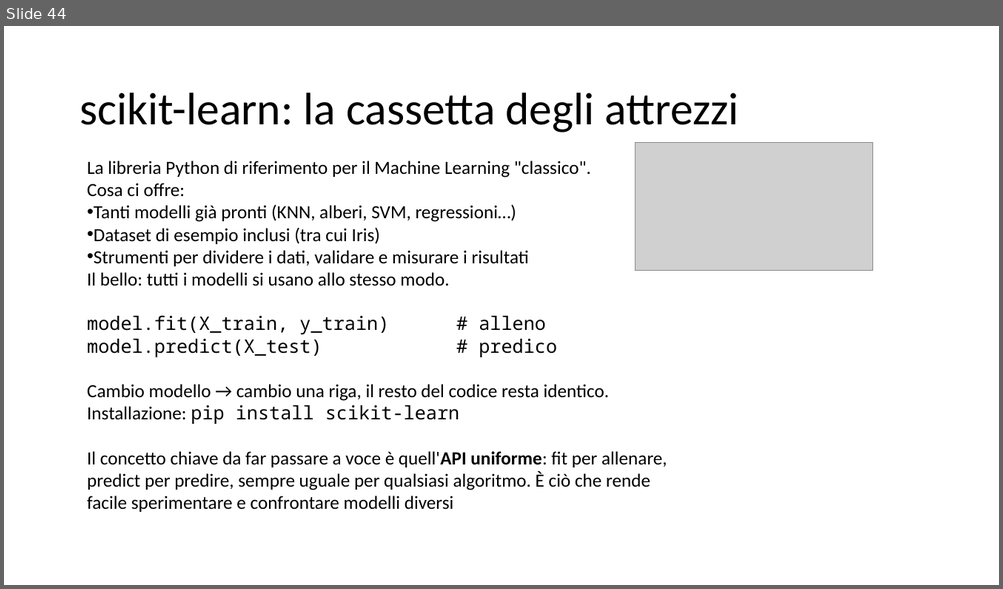
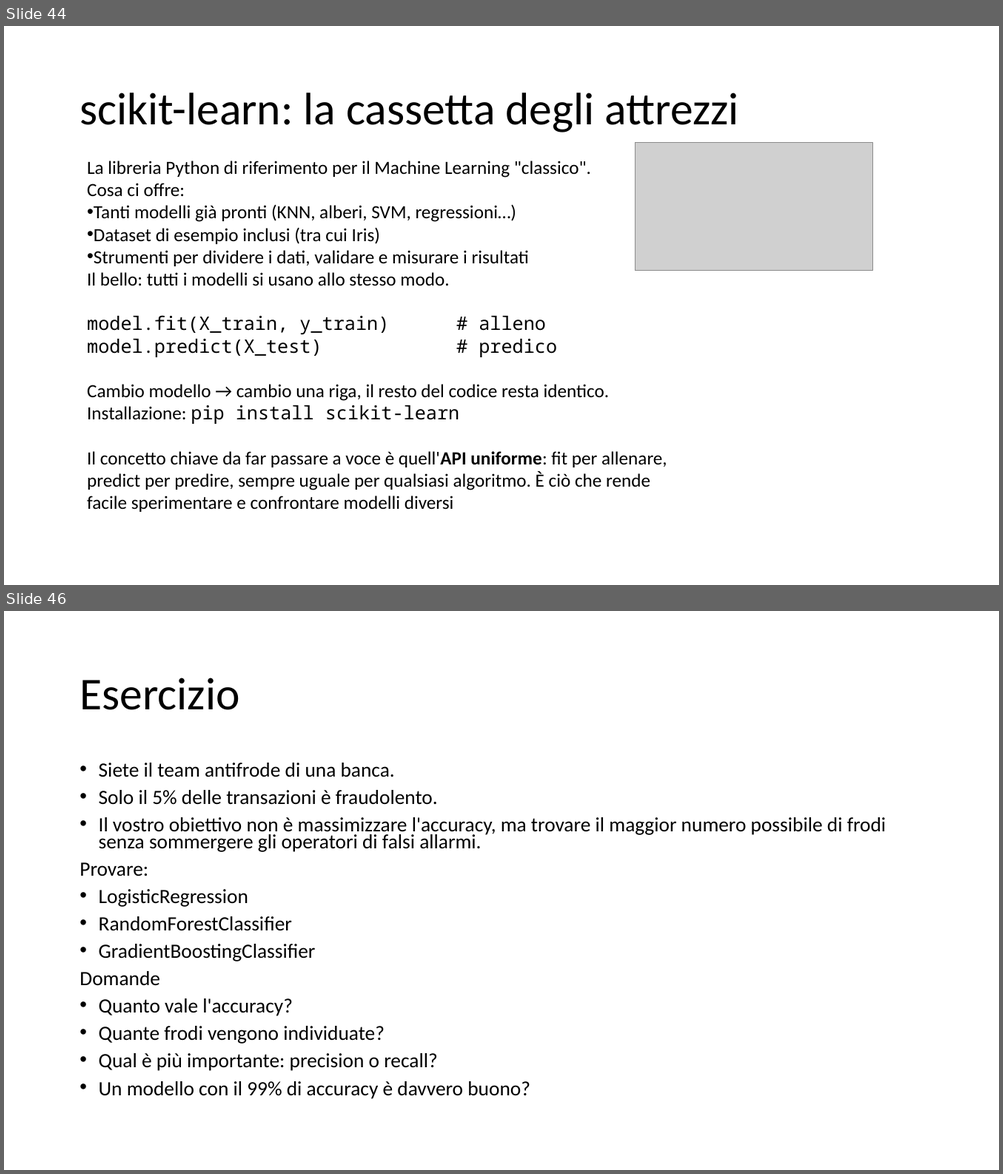
Before and after one commit to dipialx/Corso-Python, a slide deck: Lez5.pptx. Shown one above the other, each under a label of ours: slide 44 before the commit, slides 44 and 46 after it; the slides between them are not shown. The pictures are 1003x589 and 1003x1174 pixels, drawn with LibreOffice and Linux fonts; fonts in the diff are those of the drawing; grey boxes stand for pictures. Boxes give left, top, right and bottom in pixels: in the first picture for what was removed or moved away, otherwise in the second. Text is boxed around its words. In the diff, an @@ line names an element or a change of style, - is before the commit and + after.

```diff
--- a/Lez5.pptx
+++ b/Lez5.pptx
@@ slide 46 added at (4, 611, 999, 1170), background #FFFFFF @@
@@ title added at (79, 678, 239, 710), 44 pt, text #000000 @@
+Esercizio
@@ text added at (79, 763, 886, 1099), 19.6 pt, text #000000 @@
+• Siete il team antifrode di una banca.
+• Solo il 5% delle transazioni è fraudolento.
+• Il vostro obiettivo non è massimizzare l'accuracy, ma trovare il maggior numero possibile di frodi senza sommergere gli operatori di falsi allarmi.
+Provare:
+• LogisticRegression
+• RandomForestClassifier
+• GradientBoostingClassifier
+Domande
+• Quanto vale l'accuracy?
+• Quante frodi vengono individuate?
+• Qual è più importante: precision o recall?
+• Un modello con il 99% di accuracy è davvero buono?
```
Also in this commit, not shown: 1 other slide added, 17 other files.
